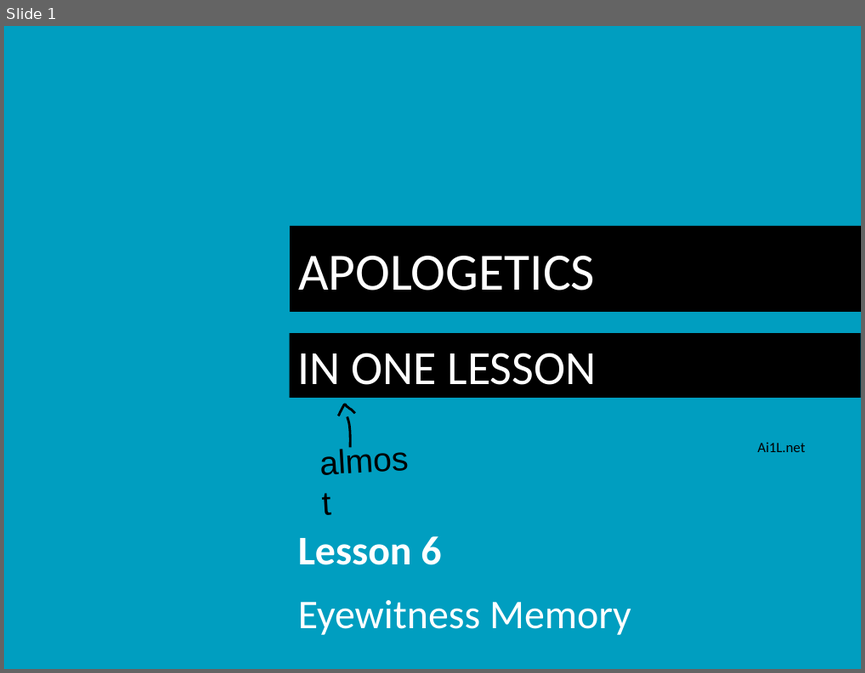
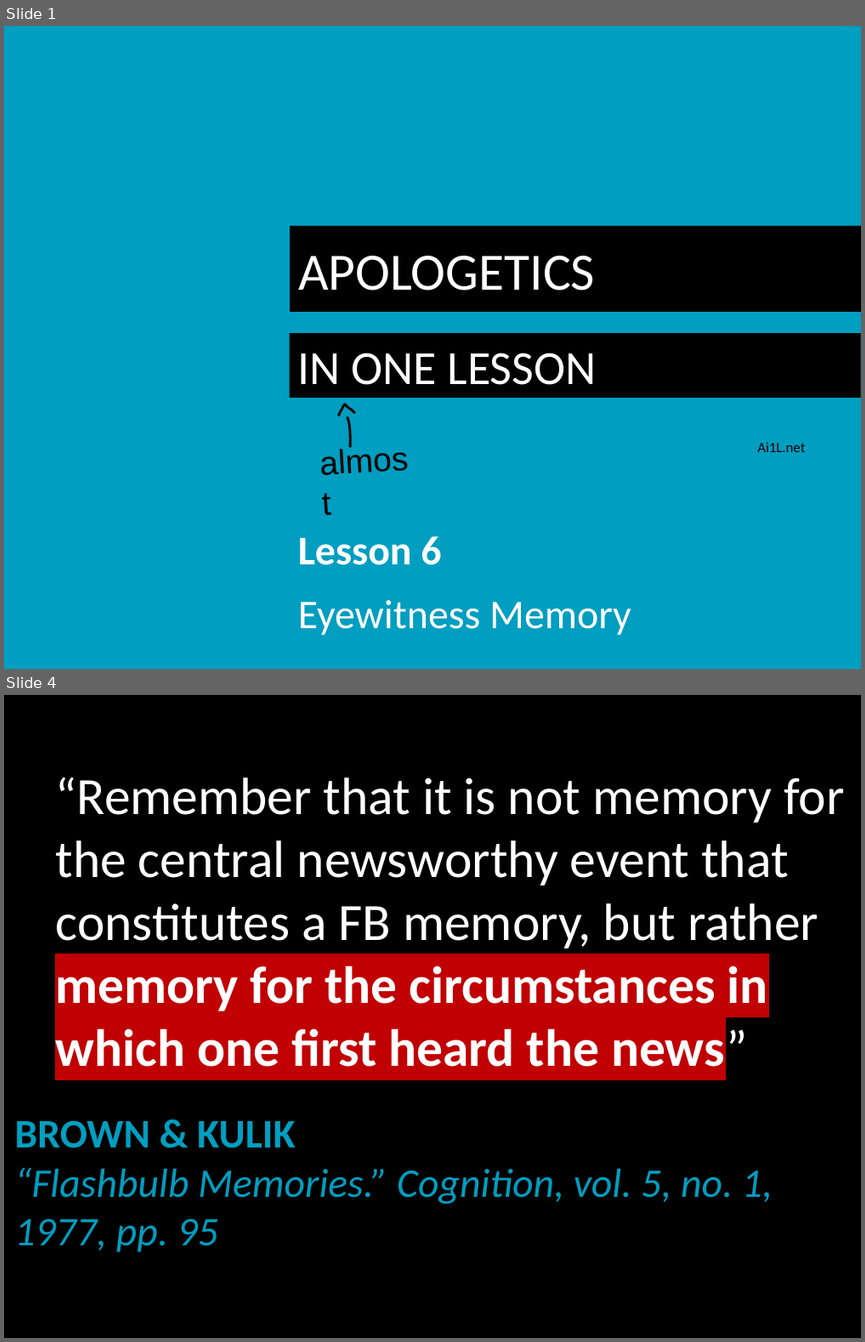
Before and after one commit to LukeMurphey/Ai1L, a slide deck: companion-website/public/files/6. Eyewitness Memory.pptx. Shown one above the other, each under a label of ours: slide 1 before the commit, slides 1 and 4 after it; the slides between them are not shown. The pictures are 865x673 and 865x1342 pixels, drawn with LibreOffice and Linux fonts; fonts in the diff are those of the drawing. Boxes give left, top, right and bottom in pixels: in the first picture for what was removed or moved away, otherwise in the second. Text is boxed around its words. In the diff, an @@ line names an element or a change of style, - is before the commit and + after.

```diff
--- a/companion-website/public/files/6. Eyewitness Memory.pptx
+++ b/companion-website/public/files/6. Eyewitness Memory.pptx
@@ slide 4 added at (4, 695, 861, 1338), background #000000 @@
@@ title added at (55, 777, 844, 1066), 44 pt, text #FFFFFF @@
+“Remember that it is not memory for the central newsworthy event that constitutes a FB memory, but rather memory for the circumstances in which one first heard the news”
@@ text added at (15, 1120, 772, 1252), 34.1 pt, text #009EC0, italic @@
+BROWN & KULIK
+“Flashbulb Memories.” Cognition, vol. 5, no. 1, 1977, pp. 95
```
Also in this commit, not shown: 1 slide changed, 4 other slides added.
